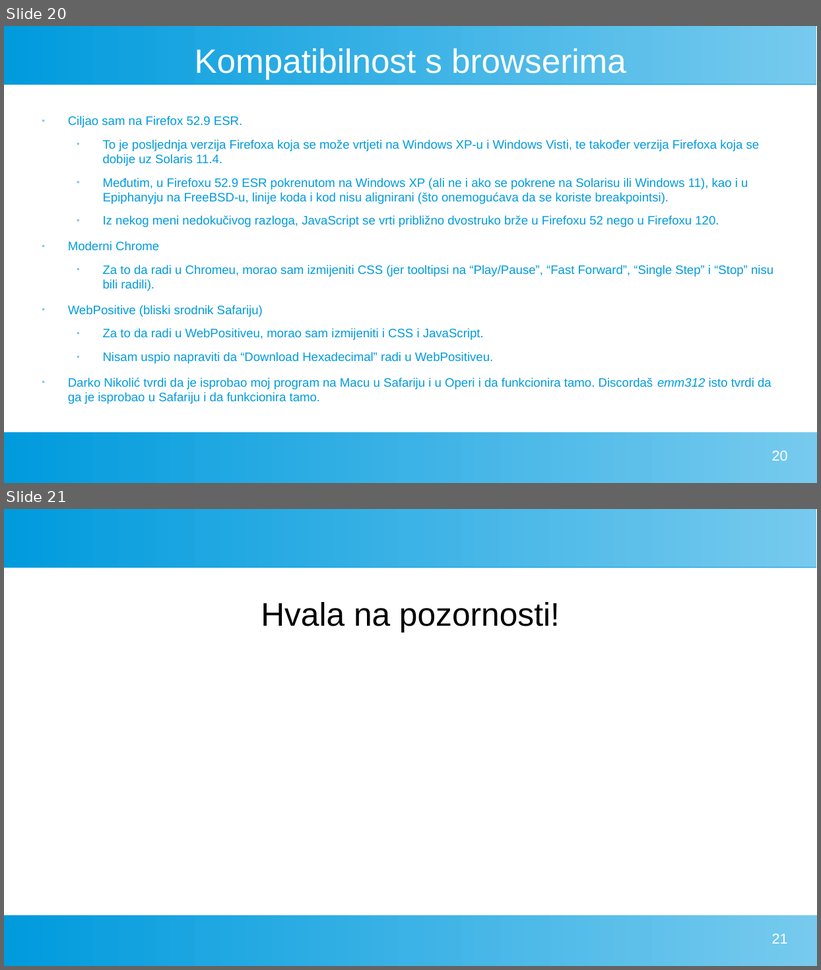
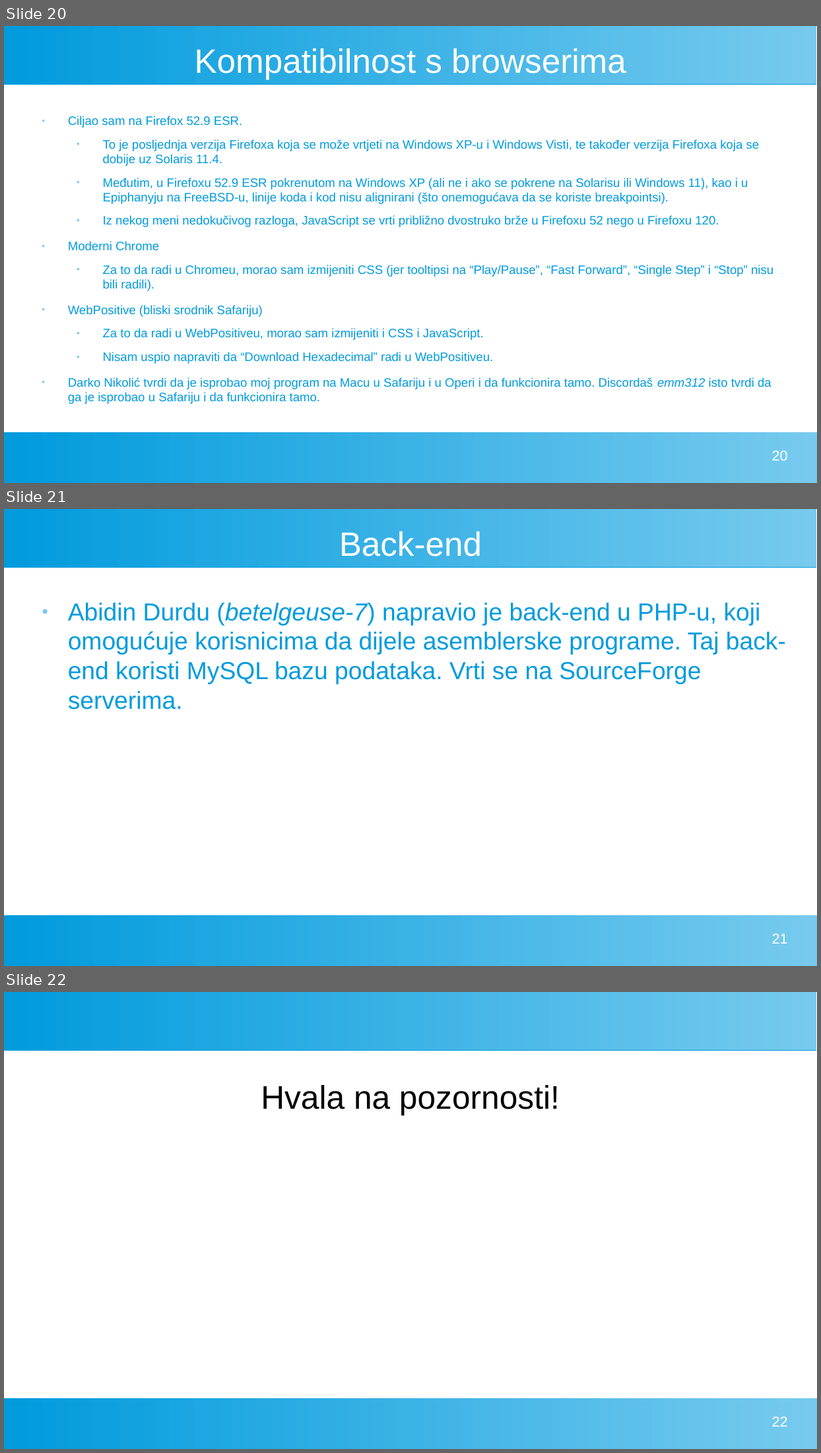
Before and after one commit to FlatAssembler/PicoBlaze_Simulator_in_JS, a slide deck: seminar/PicoBlaze.odp. Shown one above the other, each under a label of ours: slides 20 and 21 before the commit, slides 20, 21 and 22 after it. The pictures are 821x970 and 821x1453 pixels, drawn with LibreOffice and Linux fonts; fonts in the diff are those of the drawing. Boxes give left, top, right and bottom in pixels: in the first picture for what was removed or moved away, otherwise in the second. Text is boxed around its words. In the diff, an @@ line names an element or a change of style, - is before the commit and + after.

Commit message:
Mentioned the back-end in the presentation

```diff
--- a/seminar/PicoBlaze.odp
+++ b/seminar/PicoBlaze.odp
@@ slide 21 added at <box>4,509,817,966</box>, background #FFFFFF; not listed: 2 template elements that a slide beside it also shows @@
@@ title added at <box>339,531,482,557</box>, 33 pt, text #FFFFFF @@
+Back-end
@@ text added at <box>68,603,786,710</box>, 24 pt, text #009BDD @@
+● Abidin Durdu (betelgeuse-7) napravio je back-end u PHP-u, koji omogućuje korisnicima da dijele asemblerske programe. Taj back-end koristi MySQL bazu podataka. Vrti se na SourceForge serverima.
@@ page number added at <box>772,934,788,944</box>, 14 pt, text #FFFFFF @@
+21
@@ what was slide 21 is now slide 22 @@
@@ page number at <box>772,1417,788,1427</box>: text changed @@
-21
+22
```
Also in this commit, not shown: 1 slide changed, 1 other file.
